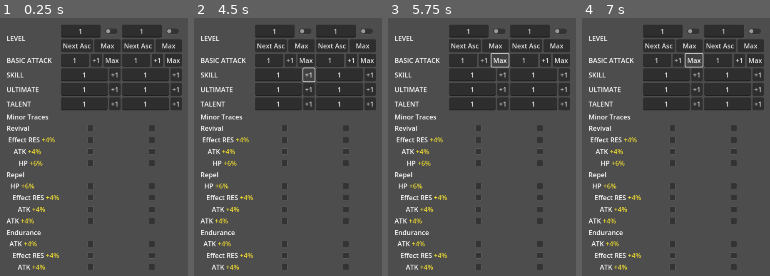
Above: before the commit, frames 1-4 (left to right).
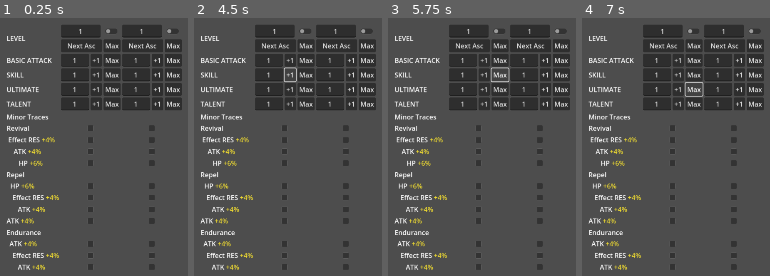
Above: after the commit, the same moments.

Repository: Rydahhhhhh/HoyoPlanner
Game: Godot game, scene res://Scenes/Character Planner Menu/character_planner_menu.tscn
The game is run twice, just before and just after one commit, with the same random seed, the same clock (stepped at 60 frames per second) and the same inputs.
Inputs (mouse positions are in pixels of both pictures, inside the frame that each line leads up to):
- Up to frame 1 (0.25 s): no input
- Up to frame 2 (4.5 s): click (304, 30) at 0.52 s; click (304, 30) at 1.27 s; click "Max" at 2 s; click "+1" at 2.75 s; click "Max" at 3.5 s; click "+1" at 4.25 s
- Up to frame 3 (5.75 s): click "Max" at 5 s
- Up to frame 4 (7 s): click "+1" at 5.75 s; click "Max" at 6.5 s

The runs differ from the first frame. In frame 1, 2.5% of the frame differs, in the area x 33-96%, y 8-36%; in frame 2, 2.7%; in frame 3, 2.8%; in frame 4, 2.8%.

Commit message:
Apropriately renames some nodes

Diff:
--- a/Scenes/Character Planner Menu/Input Column.tscn
+++ b/Scenes/Character Planner Menu/Input Column.tscn
@@ -6,16 +6,16 @@
 script = ExtResource("1_qrb1m")
 metadata/_edit_lock_ = true
 
-[node name="LevelSelect Container lv" type="VBoxContainer" parent="."]
+[node name="Container InputLv Character" type="VBoxContainer" parent="."]
 custom_minimum_size = Vector2(0, 66)
 layout_mode = 2
 size_flags_horizontal = 5
 metadata/_edit_lock_ = true
 
-[node name="LevelSelectRow1" type="HBoxContainer" parent="LevelSelect Container lv"]
-layout_mode = 2
-
-[node name="InputLv Character" type="LineEdit" parent="LevelSelect Container lv/LevelSelectRow1"]
+[node name="InputLv Character Row 1" type="HBoxContainer" parent="Container InputLv Character"]
+layout_mode = 2
+
+[node name="InputLv Character" type="LineEdit" parent="Container InputLv Character/InputLv Character Row 1"]
 unique_name_in_owner = true
 layout_direction = 2
 layout_mode = 2
@@ -27,86 +27,97 @@
 virtual_keyboard_type = 2
 select_all_on_focus = true
 
-[node name="LevelSelectAscCheckBtn" type="CheckButton" parent="LevelSelect Container lv/LevelSelectRow1"]
-layout_mode = 2
-
-[node name="LevelSelectRow2" type="HBoxContainer" parent="LevelSelect Container lv"]
-layout_mode = 2
-
-[node name="LevelSelectNextAsc" type="Button" parent="LevelSelect Container lv/LevelSelectRow2"]
+[node name="InputLv Character IsAsc" type="CheckButton" parent="Container InputLv Character/InputLv Character Row 1"]
+unique_name_in_owner = true
+layout_mode = 2
+
+[node name="InputLv Character Row 2" type="HBoxContainer" parent="Container InputLv Character"]
+layout_mode = 2
+
+[node name="InputLv Character NextAsc" type="Button" parent="Container InputLv Character/InputLv Character Row 2"]
+unique_name_in_owner = true
 layout_mode = 2
 size_flags_horizontal = 3
 text = "Next Asc"
 
-[node name="LevelSelectMax" type="Button" parent="LevelSelect Container lv/LevelSelectRow2"]
-layout_mode = 2
-size_flags_horizontal = 3
-text = "Max"
-
-[node name="LevelSelect Container batk" type="VBoxContainer" parent="."]
-custom_minimum_size = Vector2(0, 31)
-layout_mode = 2
-size_flags_horizontal = 5
-metadata/_edit_lock_ = true
-
-[node name="VBoxContainer" type="HBoxContainer" parent="LevelSelect Container batk"]
-layout_mode = 2
-
-[node name="InputLv BasicAtk" type="LineEdit" parent="LevelSelect Container batk/VBoxContainer"]
-unique_name_in_owner = true
-layout_mode = 2
-size_flags_horizontal = 3
-text = "1"
-alignment = 1
-
-[node name="CheckButton" type="Button" parent="LevelSelect Container batk/VBoxContainer"]
-layout_mode = 2
-text = "+1"
-
-[node name="LevelSelectMax" type="Button" parent="LevelSelect Container batk/VBoxContainer"]
-layout_mode = 2
-size_flags_horizontal = 3
-text = "Max"
-
-[node name="LevelSelect Container skill" type="VBoxContainer" parent="."]
-custom_minimum_size = Vector2(0, 31)
-layout_mode = 2
-size_flags_horizontal = 5
-metadata/_edit_lock_ = true
-
-[node name="VBoxContainer" type="HBoxContainer" parent="LevelSelect Container skill"]
-layout_mode = 2
-
-[node name="InputLv Skill" type="LineEdit" parent="LevelSelect Container skill/VBoxContainer"]
-unique_name_in_owner = true
-layout_mode = 2
-size_flags_horizontal = 3
-text = "1"
-alignment = 1
-
-[node name="CheckButton" type="Button" parent="LevelSelect Container skill/VBoxContainer"]
-layout_mode = 2
-text = "+1"
-
-[node name="LevelSelect Container ultimate" type="VBoxContainer" parent="."]
-custom_minimum_size = Vector2(0, 31)
-layout_mode = 2
-size_flags_horizontal = 5
-metadata/_edit_lock_ = true
-
-[node name="VBoxContainer" type="HBoxContainer" parent="LevelSelect Container ultimate"]
-layout_mode = 2
-
-[node name="InputLv Ultimate" type="LineEdit" parent="LevelSelect Container ultimate/VBoxContainer"]
-unique_name_in_owner = true
-layout_mode = 2
-size_flags_horizontal = 3
-text = "1"
-alignment = 1
-
-[node name="CheckButton" type="Button" parent="LevelSelect Container ultimate/VBoxContainer"]
-layout_mode = 2
-text = "+1"
+[node name="InputLv Character Max" type="Button" parent="Container InputLv Character/InputLv Character Row 2"]
+unique_name_in_owner = true
+layout_mode = 2
+text = "Max"
+
+[node name="Container InputLv BasicAtk" type="VBoxContainer" parent="."]
+custom_minimum_size = Vector2(0, 31)
+layout_mode = 2
+size_flags_horizontal = 5
+metadata/_edit_lock_ = true
+
+[node name="InputLv BasicAtk Row 1" type="HBoxContainer" parent="Container InputLv BasicAtk"]
+layout_mode = 2
+
+[node name="InputLv BasicAtk" type="LineEdit" parent="Container InputLv BasicAtk/InputLv BasicAtk Row 1"]
+unique_name_in_owner = true
+layout_mode = 2
+size_flags_horizontal = 3
+text = "1"
+alignment = 1
+
+[node name="InputLv BasicAtk Add" type="Button" parent="Container InputLv BasicAtk/InputLv BasicAtk Row 1"]
+layout_mode = 2
+text = "+1"
+
+[node name="InputLv BasicAtk Max" type="Button" parent="Container InputLv BasicAtk/InputLv BasicAtk Row 1"]
+layout_mode = 2
+size_flags_horizontal = 3
+text = "Max"
+
+[node name="Container InputLv Skill" type="VBoxContainer" parent="."]
+custom_minimum_size = Vector2(0, 31)
+layout_mode = 2
+size_flags_horizontal = 5
+metadata/_edit_lock_ = true
+
+[node name="InputLv Skill Row 1" type="HBoxContainer" parent="Container InputLv Skill"]
+layout_mode = 2
+
+[node name="InputLv Skill" type="LineEdit" parent="Container InputLv Skill/InputLv Skill Row 1"]
+unique_name_in_owner = true
+layout_mode = 2
+size_flags_horizontal = 3
+text = "1"
+alignment = 1
+
+[node name="InputLv Skill Add" type="Button" parent="Container InputLv Skill/InputLv Skill Row 1"]
+layout_mode = 2
+text = "+1"
+
+[node name="InputLv Skill Max" type="Button" parent="Container InputLv Skill/InputLv Skill Row 1"]
+layout_mode = 2
+text = "Max
+"
+
+[node name="Container InputLv Ultimate" type="VBoxContainer" parent="."]
+custom_minimum_size = Vector2(0, 31)
+layout_mode = 2
+size_flags_horizontal = 5
+metadata/_edit_lock_ = true
+
+[node name="Container InputLv Ultimate Row 1" type="HBoxContainer" parent="Container InputLv Ultimate"]
+layout_mode = 2
+
+[node name="InputLv Ultimate" type="LineEdit" parent="Container InputLv Ultimate/Container InputLv Ultimate Row 1"]
+unique_name_in_owner = true
+layout_mode = 2
+size_flags_horizontal = 3
+text = "1"
+alignment = 1
+
+[node name="InputLv Ultimate Add" type="Button" parent="Container InputLv Ultimate/Container InputLv Ultimate Row 1"]
+layout_mode = 2
+text = "+1"
+
+[node name="InputLv Ultimate Max" type="Button" parent="Container InputLv Ultimate/Container InputLv Ultimate Row 1"]
+layout_mode = 2
+text = "Max"
 
 [node name="LevelSelect Container talent" type="VBoxContainer" parent="."]
 custom_minimum_size = Vector2(0, 31)
@@ -124,9 +135,13 @@
 text = "1"
 alignment = 1
 
-[node name="CheckButton" type="Button" parent="LevelSelect Container talent/VBoxContainer"]
-layout_mode = 2
-text = "+1"
+[node name="InputLv Talent Add" type="Button" parent="LevelSelect Container talent/VBoxContainer"]
+layout_mode = 2
+text = "+1"
+
+[node name="InputLv Talent Max" type="Button" parent="LevelSelect Container talent/VBoxContainer"]
+layout_mode = 2
+text = "Max"
 
 [node name="Spacing" type="Control" parent="."]
 custom_minimum_size = Vector2(0, 23)
--- a/Scenes/Character Planner Menu/input_column.gd
+++ b/Scenes/Character Planner Menu/input_column.gd
@@ -24,8 +24,9 @@
 func _process(delta: float) -> void:
 	pass
 
-func update_data(data: Dictionary):
-	return
+# ============================================================== #
+#                           TEXT INPUT                           #
+# ============================================================== #
 
 func text_input_changed(new_text: String, input_lv_node: LineEdit):
 	validate_int_input(new_text, input_lv_node)
@@ -47,9 +48,15 @@
 
 func validate_int_input(new_text: String, input_lv_node: LineEdit) -> void:
 	var results = RegEx.create_from_string(r"\D+").search_all(new_text)
+	# Avoids possible indexing issues
 	results.reverse()
+
+	# Going to avoid settings the text directly when possible
+	# Otherwise LineEdit sets the caret_column to 0
 	for result in results:
 		input_lv_node.delete_text(result.get_start(), result.get_end())
 
+	# Currently, you aren't able to backspace on a single character
+	# May opt to settings this after focus is removed instead
 	if input_lv_node.text.is_empty():
 		input_lv_node.insert_text_at_caret("1")
